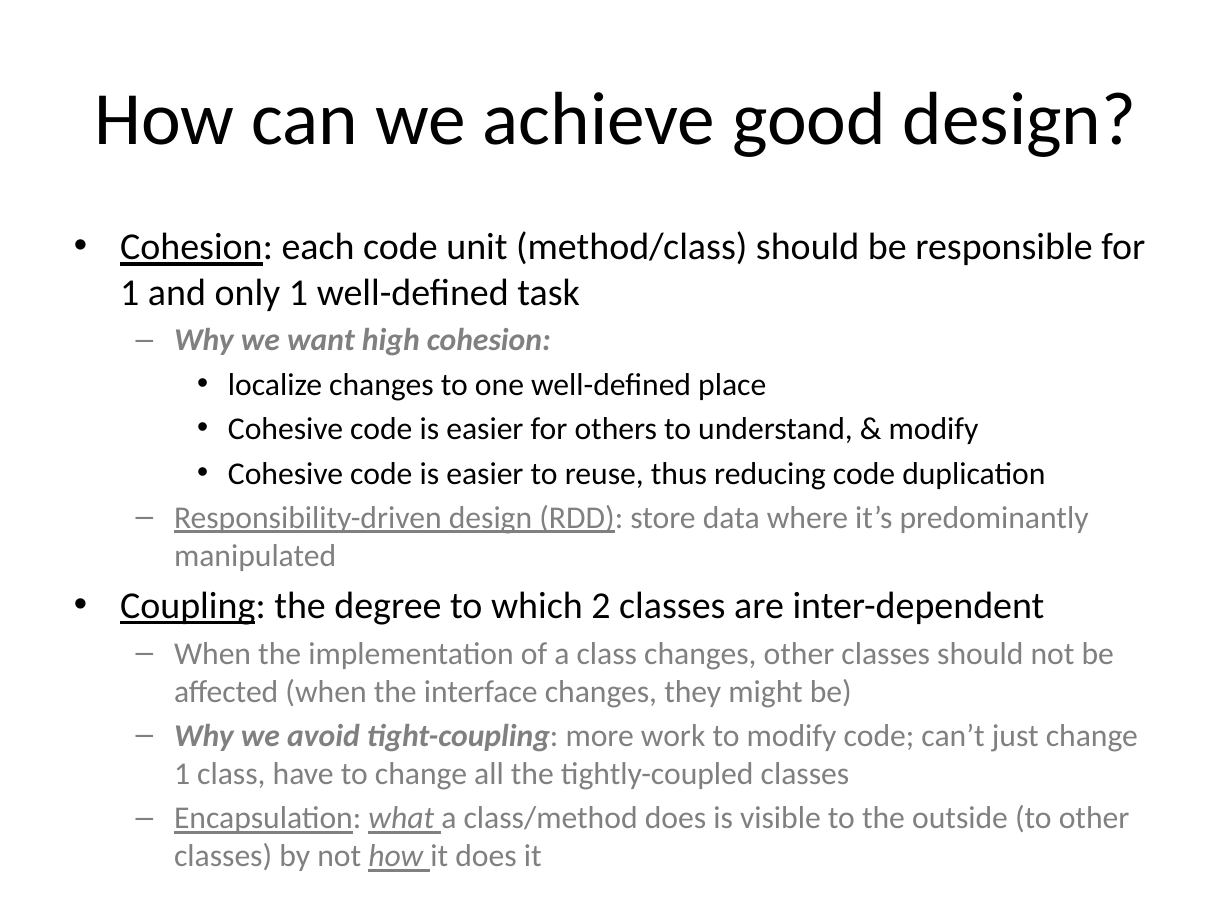
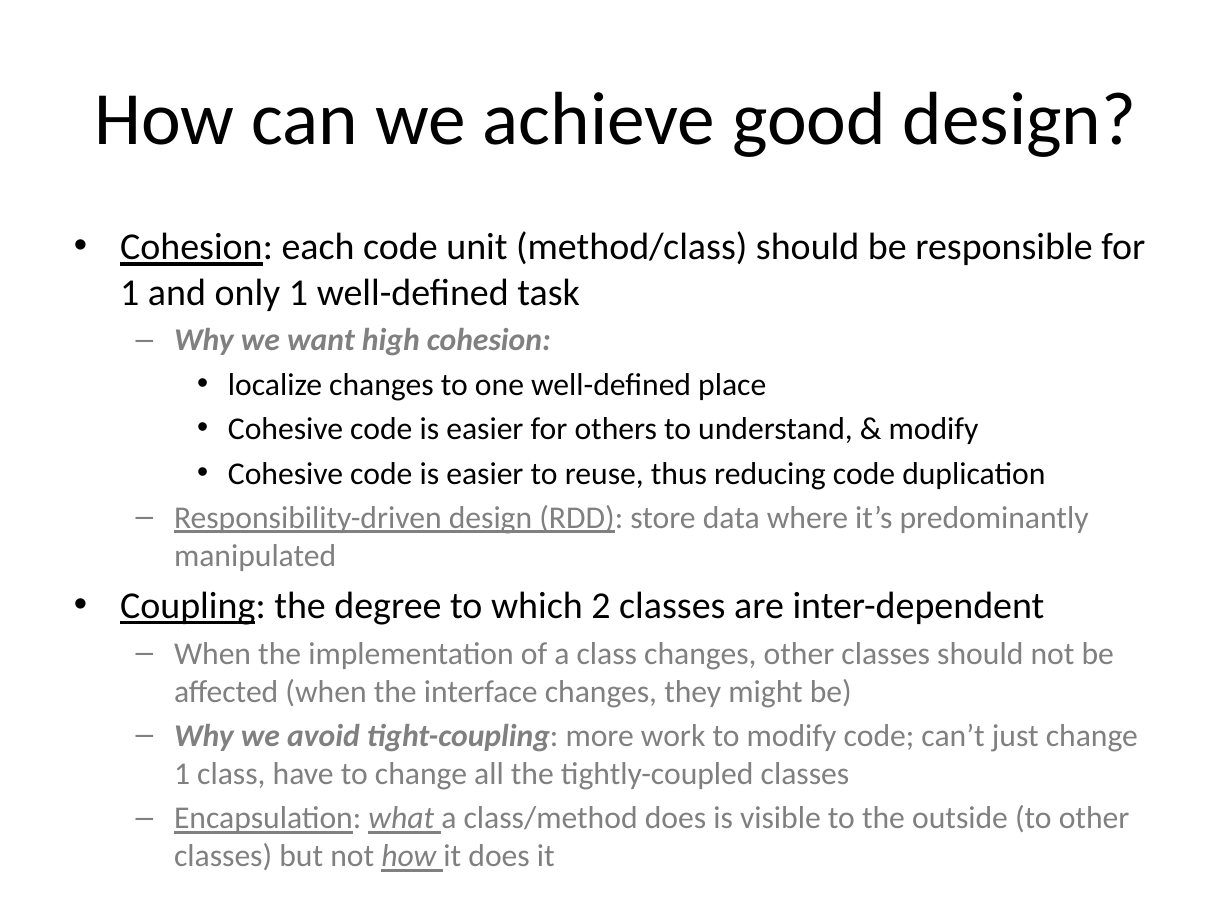
Before and after one commit to emhill/151-S15, a slide deck: slide 4 of src/morea/materials/09-Zuul.pptx. Drawn at 1232x924 pixels with LibreOffice and Linux fonts; fonts in the diff are those of the drawing. Boxes give left, top, right and bottom in pixels: in the first picture for what was removed or moved away, otherwise in the second. Text is boxed around its words. In the diff, an @@ line names an element or a change of style, - is before the commit and + after.

```diff
--- a/src/morea/materials/09-Zuul.pptx
+++ b/src/morea/materials/09-Zuul.pptx
@@ text at <box>174,805,1130,872</box>: text changed @@
-  – Encapsulation: what a class/method does is visible to the outside (to other classes) by not how it does it
+  – Encapsulation: what a class/method does is visible to the outside (to other classes) but not how it does it
```
Also in this commit, not shown: 1 other file.
